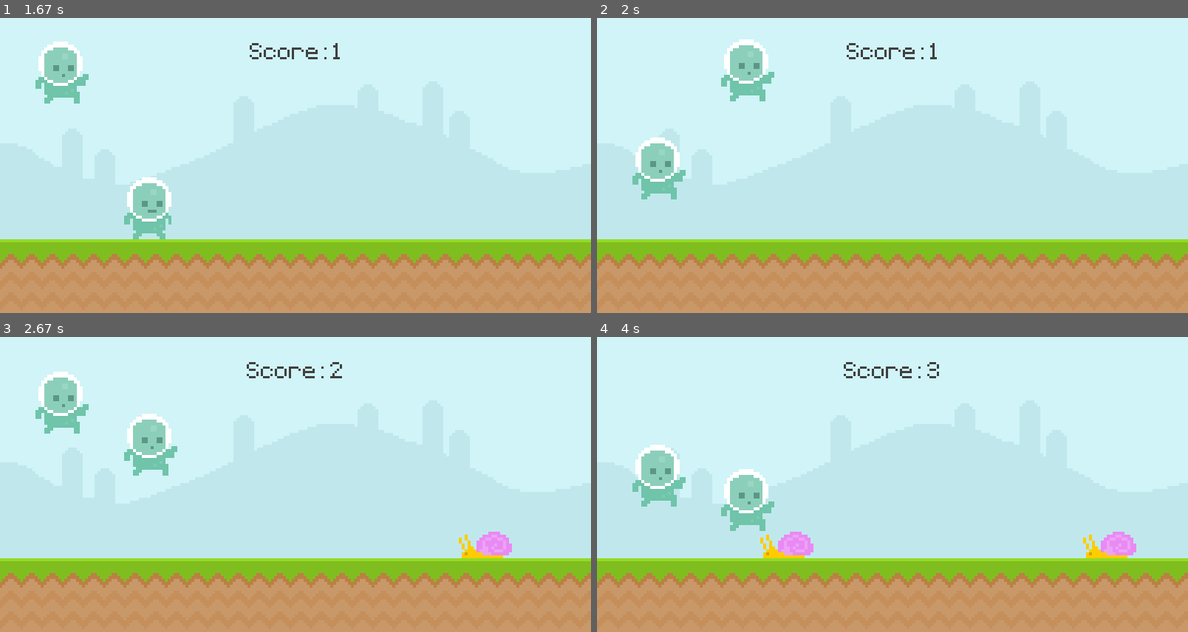
Above: before the commit, frames 1-4 (two rows, left to right).
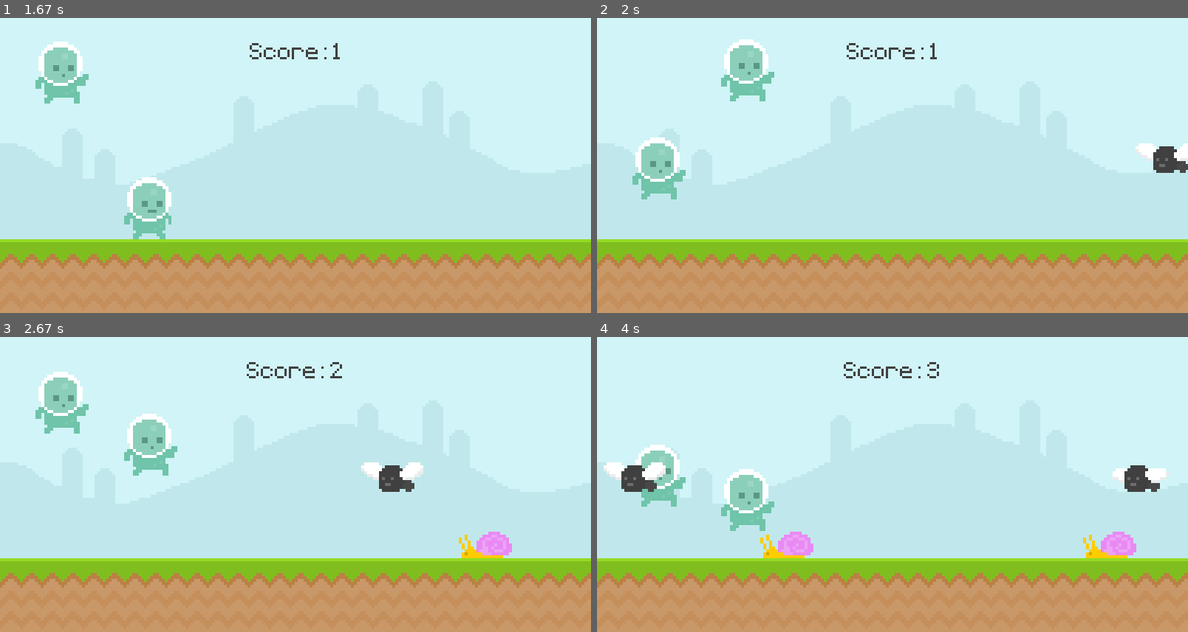
Above: after the commit, the same moments.

Repository: WebDevJasonCameron/pygame_study
Game: pygame game, started from pygame_intro/runner_game.py
Same seed, same stepped clock (60 frames per second), same inputs: the game is played once before the commit and once after it.
Inputs (mouse positions are in pixels of both pictures, inside the frame that each line leads up to):
- Up to frame 1 (1.67 s): tap Space at 0.33, 1, 1.4 s; click (59, 206) at 0.72 s
- Up to frame 2 (2 s): tap Space at 1.7 s
- Up to frame 3 (2.67 s): tap Space at 2.23, 2.53 s
- Up to frame 4 (4 s): tap Space at 2.73, 3.03, 3.3, 3.63, 3.93 s

Frame 1 is identical in both runs. In frame 2, 0.6% of the frame differs, in the area x 91-100%, y 42-53%; in frame 3, 0.7%; in frame 4, 1.3%, in the area x 1-97%, y 42-53%.

Commit message:
added obst movement

Diff:
--- a/pygame_intro/runner_game.py
+++ b/pygame_intro/runner_game.py
@@ -78,6 +78,7 @@
 
     def update(self):
         self.animation_state()
+        self.rect.x -= 6
 
 
 def display_score():
@@ -276,6 +277,7 @@
         player.update()
 
         obstacle_group.draw(screen)
+        obstacle_group.update()
 
         # obstacle movement
         obstacle_rect_list = obstacle_movement(obstacle_rect_list)
